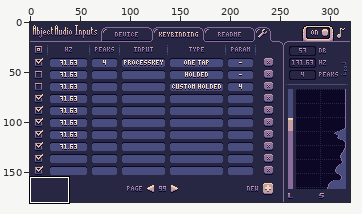
Pixel-art file -- AudioInput/Sprites/Templates.aseprite. Above: a wide view before the commit, with the close-up outlined.
Close-up. Before the edit:
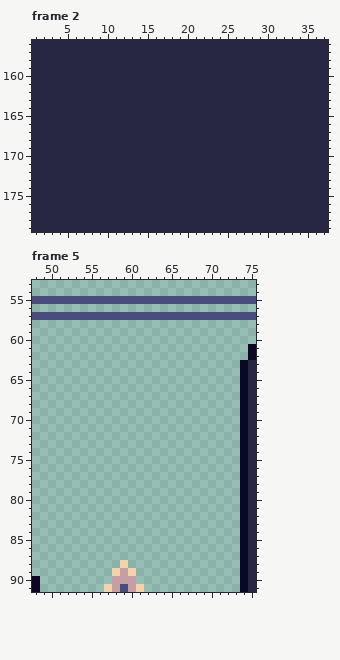
320x180 pixels, 5 frames. Shown: frame 2: x 1..37, y 156..179; frame 5: x 48..75, y 53..91.
And afterwards:
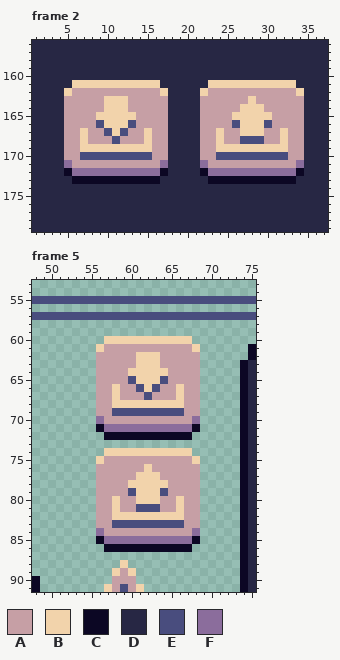
Palette (. is transparent): A #c69fa5  B #f2d3ab  C #0c0724  D #272744  E #494d7e  F #8b6d9c
The edit:
--- frame 2, layer "Top"
@@ x 1..37 @@
 160 DDDDDDDDDDDDDDDDDDDDDDDDDDDDDDDDDDDDD
-161 DDDDDDDDDDDDDDDDDDDDDDDDDDDDDDDDDDDDD
-162 DDDDDDDDDDDDDDDDDDDDDDDDDDDDDDDDDDDDD
-163 DDDDDDDDDDDDDDDDDDDDDDDDDDDDDDDDDDDDD
-164 DDDDDDDDDDDDDDDDDDDDDDDDDDDDDDDDDDDDD
-165 DDDDDDDDDDDDDDDDDDDDDDDDDDDDDDDDDDDDD
-166 DDDDDDDDDDDDDDDDDDDDDDDDDDDDDDDDDDDDD
-167 DDDDDDDDDDDDDDDDDDDDDDDDDDDDDDDDDDDDD
-168 DDDDDDDDDDDDDDDDDDDDDDDDDDDDDDDDDDDDD
-169 DDDDDDDDDDDDDDDDDDDDDDDDDDDDDDDDDDDDD
-170 DDDDDDDDDDDDDDDDDDDDDDDDDDDDDDDDDDDDD
-171 DDDDDDDDDDDDDDDDDDDDDDDDDDDDDDDDDDDDD
-172 DDDDDDDDDDDDDDDDDDDDDDDDDDDDDDDDDDDDD
-173 DDDDDDDDDDDDDDDDDDDDDDDDDDDDDDDDDDDDD
+161 DDDDDBBBBBBBBBBBDDDDDDBBBBBBBBBBBDDDD
+162 DDDDBAAAAAAAAAAABDDDDBAAAAAAAAAAABDDD
+163 DDDDAAAAABBBAAAAADDDDAAAAAABAAAAAADDD
+164 DDDDAAAAABBBAAAAADDDDAAAAABBBAAAAADDD
+165 DDDDAAAABBBBBAAAADDDDAAAABBBBBAAAADDD
+166 DDDDAAAAEBBBEAAAADDDDAAAAEBBBEAAAADDD
+167 DDDDAABAAEBEAABAADDDDAABAABBBAABAADDD
+168 DDDDAABAAAEAAABAADDDDAABAAEEEAABAADDD
+169 DDDDAABBBBBBBBBAADDDDAABBBBBBBBBAADDD
+170 DDDDAAEEEEEEEEEAADDDDAAEEEEEEEEEAADDD
+171 DDDDFAAAAAAAAAAAFDDDDFAAAAAAAAAAAFDDD
+172 DDDDCFFFFFFFFFFFCDDDDCFFFFFFFFFFFCDDD
+173 DDDDDCCCCCCCCCCCDDDDDDCCCCCCCCCCCDDDD
 174 DDDDDDDDDDDDDDDDDDDDDDDDDDDDDDDDDDDDD
--- frame 5, layer "Top"
@@ x 54..70 @@
 59 .................
-60 .................
-61 .................
-62 .................
-63 .................
-64 .................
-65 .................
-66 .................
-67 .................
-68 .................
-69 .................
-70 .................
-71 .................
-72 .................
+60 ...BBBBBBBBBBB...
+61 ..BAAAAAAAAAAAB..
+62 ..AAAAABBBAAAAA..
+63 ..AAAAABBBAAAAA..
+64 ..AAAABBBBBAAAA..
+65 ..AAAAEBBBEAAAA..
+66 ..AABAAEBEAABAA..
+67 ..AABAAAEAAABAA..
+68 ..AABBBBBBBBBAA..
+69 ..AAEEEEEEEEEAA..
+70 ..FAAAAAAAAAAAF..
+71 ..CFFFFFFFFFFFC..
+72 ...CCCCCCCCCCC...
 73 .................
-74 .................
-75 .................
-76 .................
-77 .................
-78 .................
-79 .................
-80 .................
-81 .................
-82 .................
-83 .................
-84 .................
-85 .................
-86 .................
+74 ...BBBBBBBBBBB...
+75 ..BAAAAAAAAAAAB..
+76 ..AAAAAABAAAAAA..
+77 ..AAAAABBBAAAAA..
+78 ..AAAABBBBBAAAA..
+79 ..AAAAEBBBEAAAA..
+80 ..AABAABBBAABAA..
+81 ..AABAAEEEAABAA..
+82 ..AABBBBBBBBBAA..
+83 ..AAEEEEEEEEEAA..
+84 ..FAAAAAAAAAAAF..
+85 ..CFFFFFFFFFFFC..
+86 ...CCCCCCCCCCC...
 87 .................
Where, in picture pixels (left, top, right, bottom), the same in both close-ups:
changed: (64, 80, 168, 184)
changed: (200, 80, 304, 184)
added: (96, 336, 200, 552)
